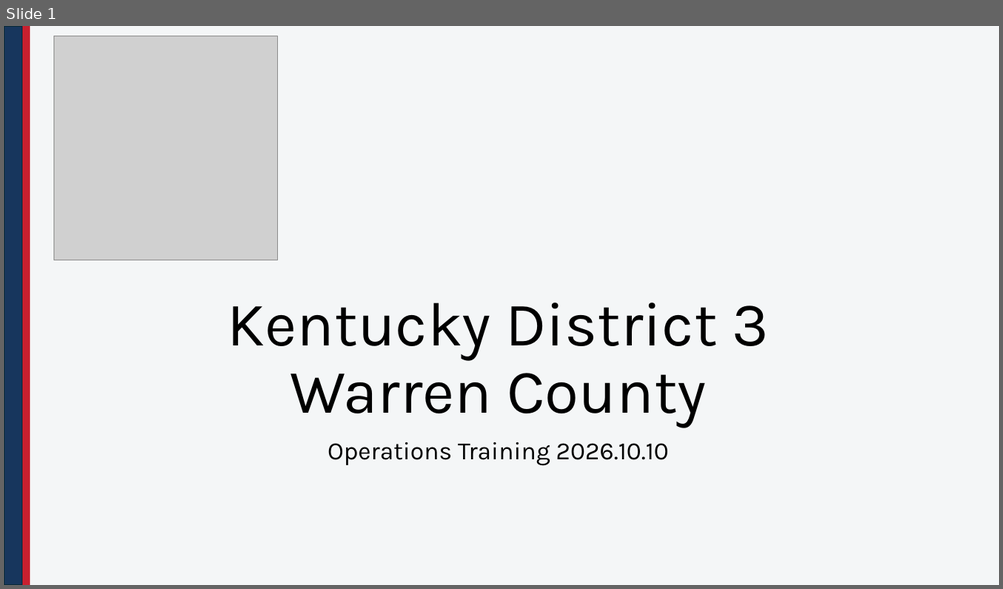
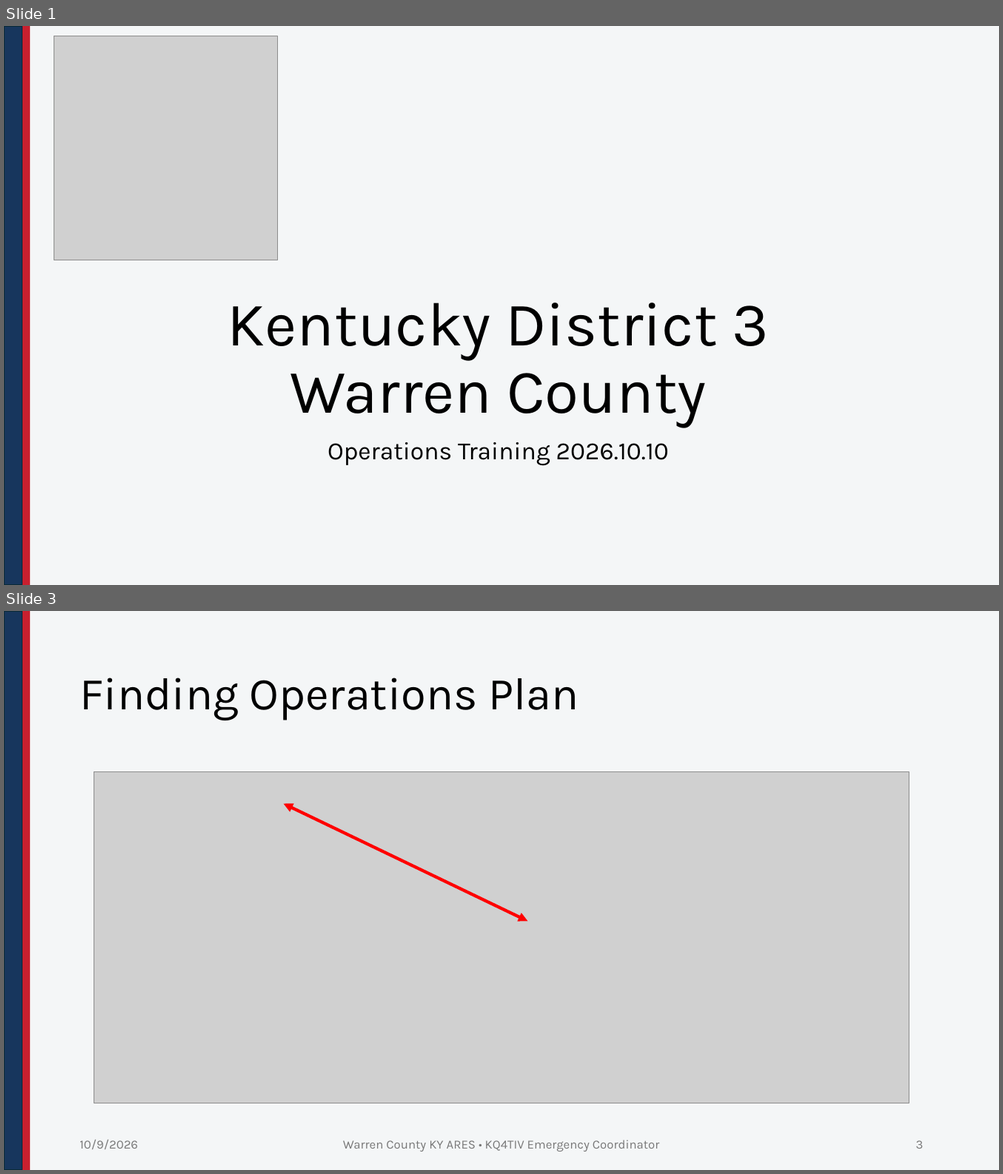
Before and after one commit to nathanielbutts/nathanielbutts.github.io, a slide deck: documents/training/Training_20261010.pptx. Shown one above the other, each under a label of ours: slide 1 before the commit, slides 1 and 3 after it; the slides between them are not shown. The pictures are 1003x589 and 1003x1174 pixels, drawn with LibreOffice and Linux fonts; fonts in the diff are those of the drawing; grey boxes stand for pictures; background and template pictures are left out. Boxes give left, top, right and bottom in pixels: in the first picture for what was removed or moved away, otherwise in the second. Text is boxed around its words. In the diff, an @@ line names an element or a change of style, - is before the commit and + after.

```diff
--- a/documents/training/Training_20261010.pptx
+++ b/documents/training/Training_20261010.pptx
@@ slide 3 added at (4,611,999,1170), background #F4F6F7; not listed: 2 template elements that a slide beside it also shows @@
@@ title added at (79,678,578,721), 44 pt, text #000000 @@
+Finding Operations Plan
@@ picture added at (94,772,908,1102) @@
@@ double arrow added from (284, 803) to (528, 921), #FF0000 3 pt @@
@@ text added at (79,1140,138,1150), 12 pt, text #797979 @@
+10/9/2026
@@ text added at (343,1140,660,1152), 12 pt, text #797979 @@
+Warren County KY ARES • KQ4TIV Emergency Coordinator
@@ page number added at (916,1141,923,1149), 12 pt, text #797979 @@
+3
```
Also in this commit, not shown: 1 slide changed, 10 other slides added, 2 other files.
